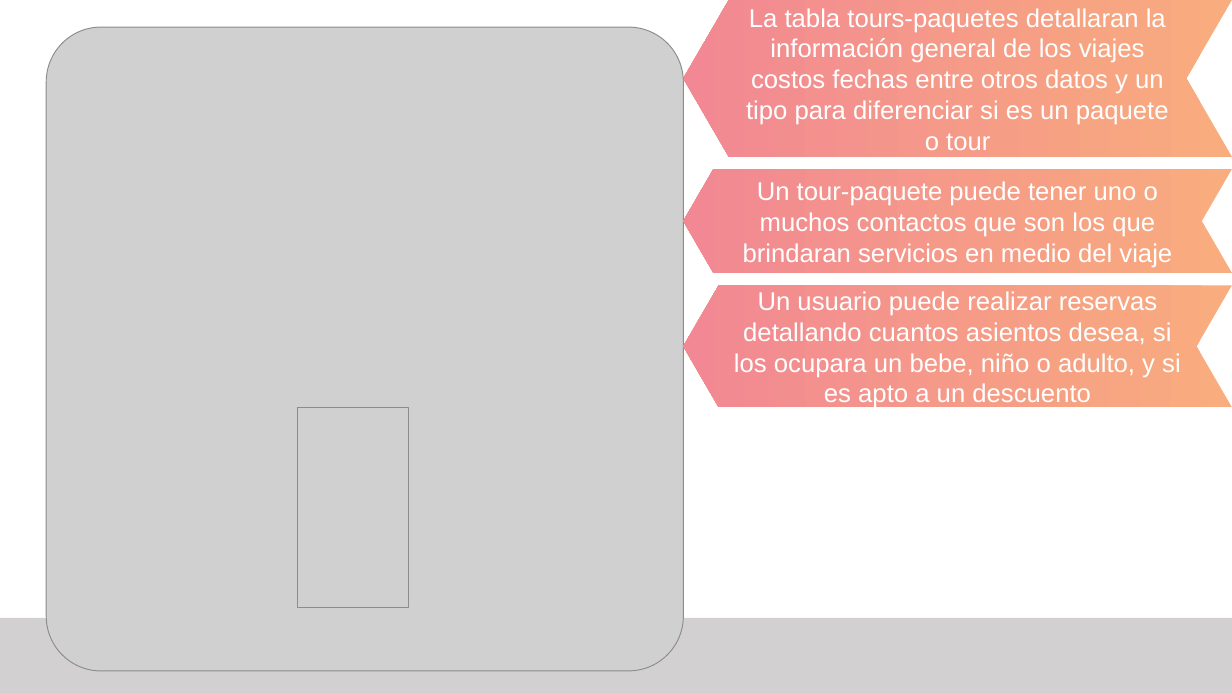
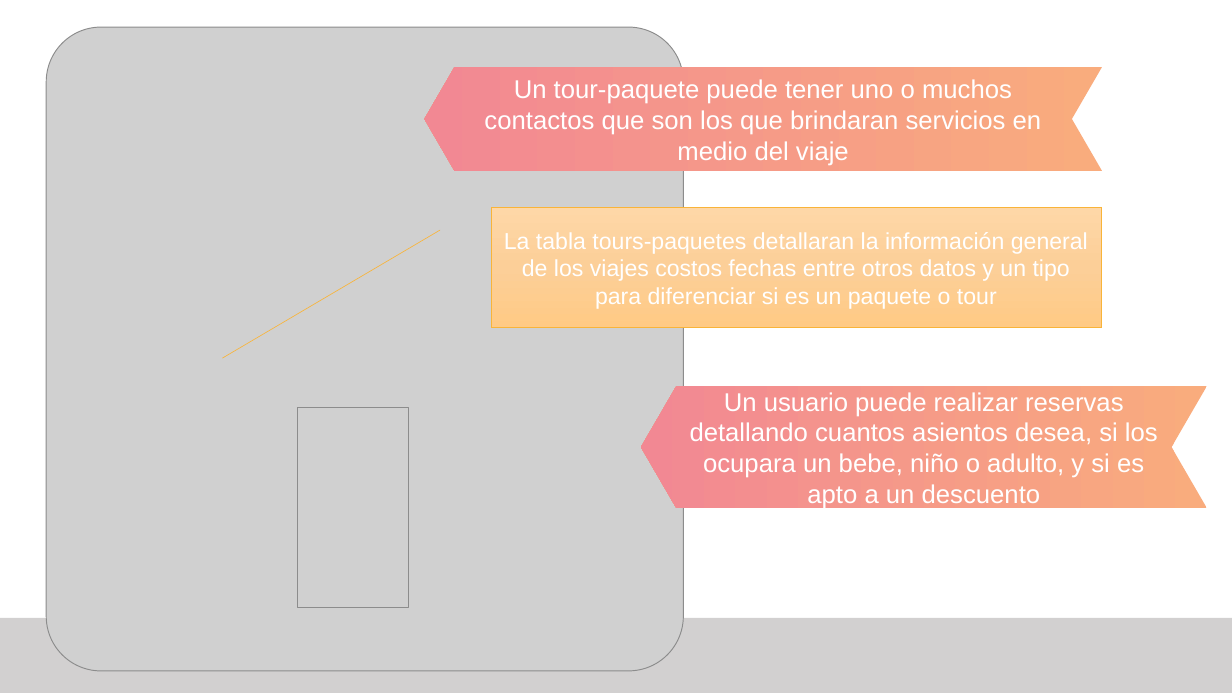
Before and after one commit to AbiPineda/SistemaAgencia, a slide deck: slide 9 of Documentacion/Base de Datos - Agencia de Viajes.pptx. Drawn at 1232x693 pixels with LibreOffice and Linux fonts; fonts in the diff are those of the drawing; grey boxes stand for pictures. Boxes give left, top, right and bottom in pixels: in the first picture for what was removed or moved away, otherwise in the second. Text is boxed around its words. In the diff, an @@ line names an element or a change of style, - is before the commit and + after.

```diff
--- a/Documentacion/Base de Datos - Agencia de Viajes.pptx
+++ b/Documentacion/Base de Datos - Agencia de Viajes.pptx
@@ chevron "Un tour-paquete puede tener uno ...": place and size @@
-chevron "Un tour-paquete puede tener uno ..." at [684,169,1232,273]
+chevron "Un tour-paquete puede tener uno ..." at [424,67,1102,171]
@@ border callout "La tabla tours-paquetes detallaran la ...": place and size @@
-border callout "La tabla tours-paquetes detallaran la ..." at [684,0,1232,157]
+border callout "La tabla tours-paquetes detallaran la ..." at [491,208,1101,328]
@@ border callout "La tabla tours-paquetes detallaran la ..." at [491,208,1101,328]: size 20 to 18 pt; chevron to border callout; fill gradient #F9AC7D to #F28893 to gradient #FED8A7 to #FDD098 to #FFCA86; outline none to #F9B439 0.5 pt; mirrored @@
@@ chevron "Un usuario puede realizar reservas ...": place and size @@
-chevron "Un usuario puede realizar reservas ..." at [684,286,1232,408]
+chevron "Un usuario puede realizar reservas ..." at [641,386,1207,508]
```
Also in this commit, not shown: 7 other slides changed, 2 slides added, 3 slides removed.
